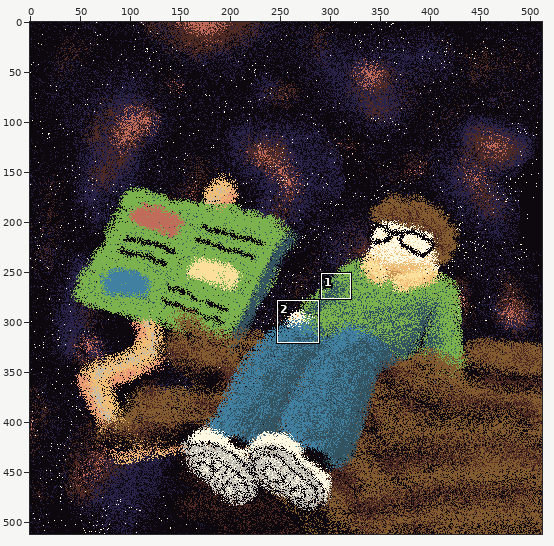
Pixel-art file, stored at art/redoodle.ase. The picture above shows the old version from afar; the outline marks the close-up.
Close-up. First the earlier version:
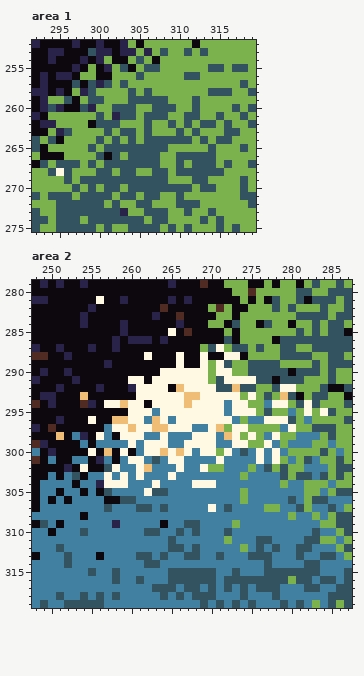
512x512 pixels, 1 frame. Shown: area 1: x 292..319, y 252..275; area 2: x 248..287, y 279..319.
Now the later version:
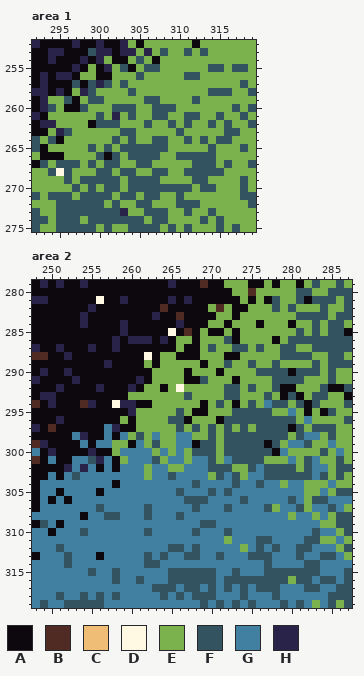
Palette (. is transparent): A #0d080d  B #4f2b24  C #f0bd77  D #fff9e4  E #7bb24e  F #32535f  G #4180a0  H #2a2349
From old to new:
Area 1, layer "body":
y 258: x 306 F -> E
y 259: x 304..305 FF -> EE; x 308 F -> E
y 260: x 295 H -> E; x 299 H -> E; x 312 F -> E
y 261: x 303 F -> E; x 306 F -> E
y 262: x 313 F -> E
y 263: x 301 F -> E; x 306 F -> E; x 312 F -> E
y 264: x 300 F -> E; x 306 F -> E; x 309..310 FF -> EE
y 265: x 302 F -> E
y 267: x 303..304 FF -> EE; x 307 F -> E; x 310 F -> E
y 268: x 310 F -> E
y 269: x 303 F -> E; x 308 F -> E
Area 2, layers "body", "behind":
y 284: x 273 F -> E; x 277 F -> E
y 285: x 269 A -> E
y 286: x 266..267 AA -> EE; x 269..271 AAA -> EEE; x 279 F -> E
y 287: x 266 A -> E; x 271 D -> E
y 288: x 264..266 AAD -> EEA; x 269..274 DAADDA -> EEEAAE
y 289: x 262 A -> E; x 264..269 AADAAD -> EEEEEA; x 271 D -> E; x 276..277 FF -> EE
y 290: x 263..269 ADDDDDD -> EEEEAEE; x 271..272 DD -> AE; x 275 F -> E
y 291: x 260..261 DD -> AH; x 263..269 DDDDDDD -> EEEEAAF; x 271..278 FDDDDFFA -> EEAEEEEF
y 292: x 261..271 DDDDACDDDDF -> AEEAEDEEEEE; x 273..274 CF -> FE; x 279..280 DD -> AA
y 293: x 254 C -> A; x 260..273 ADDDDDDCCDDDDD -> EEEEEEEFEEEEFF; x 275 D -> E; x 279 C -> A
y 294: x 257 D -> A; x 259..261 CDD -> HHA; x 263..275 DDDDCDDDDGDDE -> EEEEEEAEFEAEF; x 278..279 DD -> FF; x 282 D -> A
y 295: x 260..276 DDDGDDDDDDDDGDDDE -> HEEEEEFEAAEEEFFFF; x 282 D -> A; x 284 D -> A
y 296: x 255 D -> A; x 258..279 CCDDGCDGDDDDDDDGEGGDDD -> AEAEEEEFFAEEEAFFFFFFFF
y 297: x 258..274 DDCDDCCDDDGGDCEDD -> HAAEEEEEFEFEFEFEF; x 276..281 EEEGDE -> FFFFAF
y 298: x 251 C -> A; x 256 D -> A; x 259..262 DDDG -> GEFE; x 264..265 DG -> EE; x 268..279 DDDGCDEDEGDE -> EEFEFFFFFFFF; x 281 G -> F
y 299: x 258..260 GGD -> EEA; x 262..265 DDDG -> EFEE; x 267..278 DDDDGGDDEEDG -> GAFFEFFFFFAF; x 282 G -> F
y 300: x 255 D -> H; x 257..260 CADA -> AEGG; x 262..270 DDCDCDGDD -> GEGEGEFFF; x 272..273 DG -> FF; x 275..278 GDGD -> FFFA
y 301: x 255 A -> F; x 259..261 GDD -> EGG; x 264..267 GDDG -> EGGE; x 270..271 GD -> FE; x 273..278 GGGDGD -> FFFFEE
y 302: x 253..255 ADA -> GHG; x 257..258 FD -> GA; x 261..262 DC -> GE; x 265..266 GD -> EE; x 269..275 DEEGGGE -> GFFFEEF; x 278 E -> F; x 280 E -> F; x 282 G -> F
y 303: x 254 A -> G; x 257 D -> G; x 259 D -> G; x 261..262 DG -> GE; x 265 D -> F; x 270..271 GG -> EF; x 273 G -> F; x 277..278 GG -> FF; x 280 E -> F
y 304: x 253 A -> G; x 256..259 HDDD -> GGAG; x 263 D -> G; x 268..270 DDD -> FGG; x 273 G -> F; x 276 G -> F
y 305: x 254 A -> G; x 257 F -> G; x 262..264 DFF -> GGG; x 266 G -> F; x 270 G -> F; x 272 G -> F; x 274 E -> G
y 306: x 257..260 AAFF -> GGGG; x 267..269 GGG -> FFF; x 274 E -> F
y 307: x 256..257 GF -> FG; x 261 F -> G; x 264 F -> G; x 268 G -> F; x 270 D -> G; x 277 E -> F
y 308: x 257..258 GG -> FF; x 262 G -> F; x 266 G -> F
y 309: x 258 H -> G; x 264 A -> G; x 267..270 FFGG -> GGFF; x 273 E -> G
y 310: x 263 F -> G; x 266 F -> G
y 311: x 265 F -> G
y 313: x 261 F -> G
Changed places in both close-ups, as pixel boxes (x1, y1, x2, y2):
changed: (56, 88, 208, 184)
changed: (56, 320, 328, 560)
